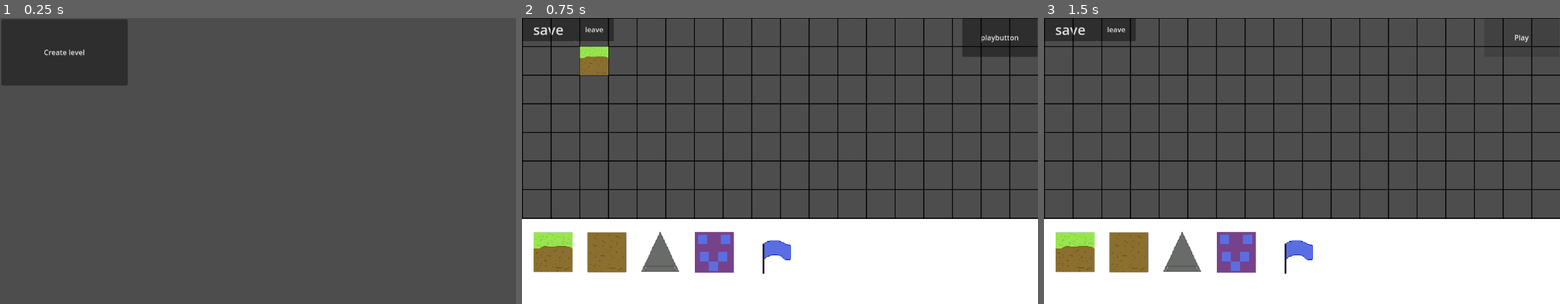
Above: before the commit, frames 1-3 (left to right).
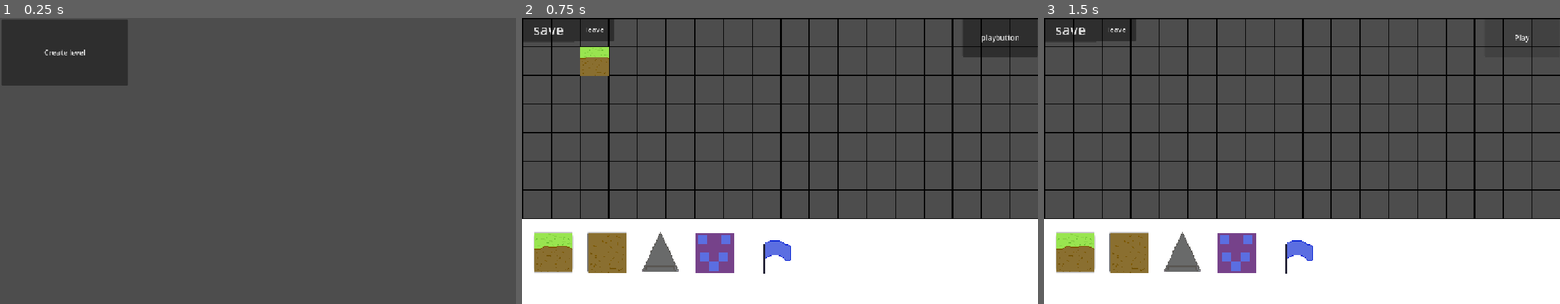
Above: after the commit, the same moments.

Repository: lostlp09/simplebuild
Game: Godot game, scene res://menü.tscn
The game is run twice, just before and just after one commit, with the same random seed, the same clock (stepped at 60 frames per second) and the same inputs.
Inputs:
- Up to frame 1 (0.25 s): no input
- Up to frame 2 (0.75 s): click "Create level" at 0.5 s
- Up to frame 3 (1.5 s): click "playbutton" at 1.25 s

The runs differ from the first frame. In frame 1, less than 0.1% of the frame differs, in the area x 8-17%, y 11-14%; in frame 2, 4.8%, in the area x 0-100%, y 0-90%; in frame 3, 4.7%.

Commit message:
forgot to add stretch

Diff:
--- a/gridtest/project.godot
+++ b/gridtest/project.godot
@@ -22,8 +22,7 @@
 [display]
 
 window/size/viewport_height=640
-window/stretch/mode="viewport"
-window/stretch/aspect="ignore"
+window/stretch/mode="canvas_items"
 
 [editor_plugins]
 
